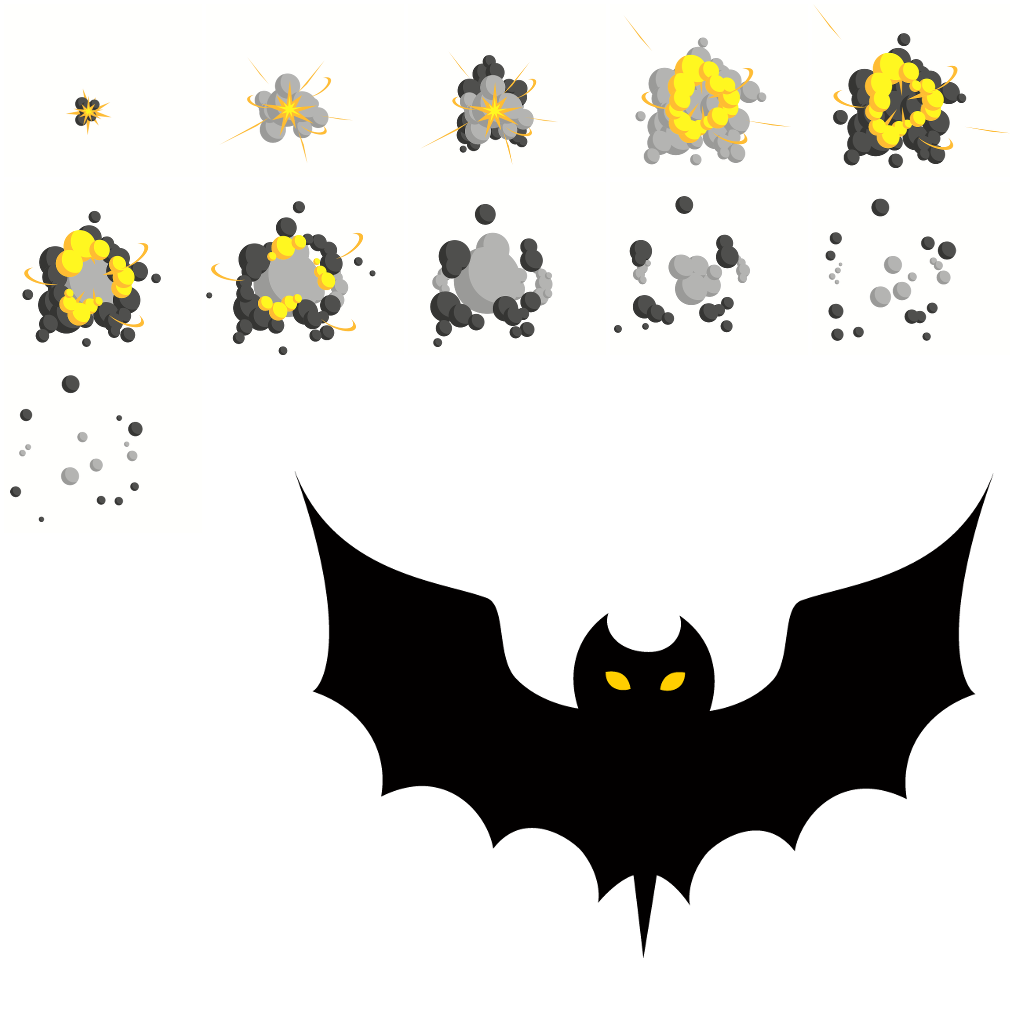
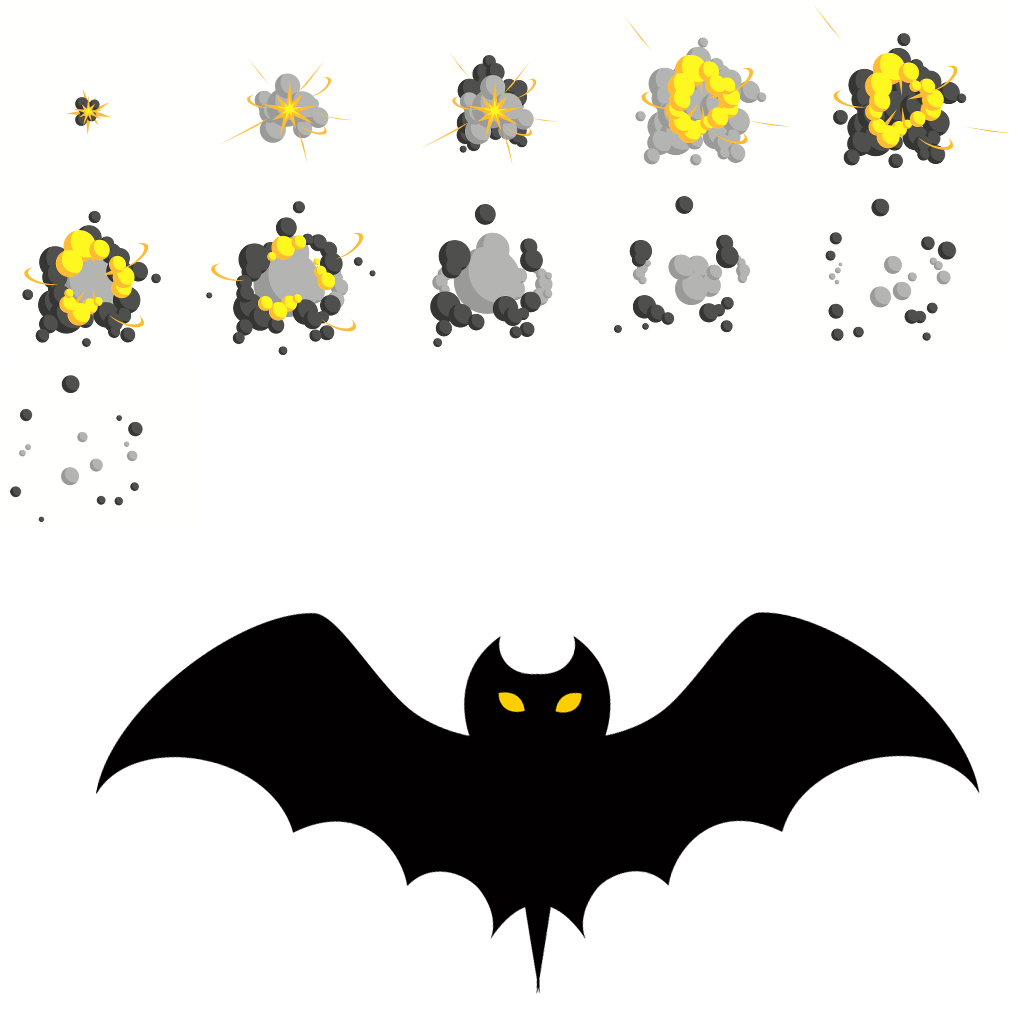
Two versions of the same layered image (1024 × 1024). Layer-by-layer changes:
added layer "Dropped Buffer #1" above "Dropped Buffer" over box(95, 611, 980, 994)
hid "Dropped Buffer" over box(294, 471, 994, 958)
